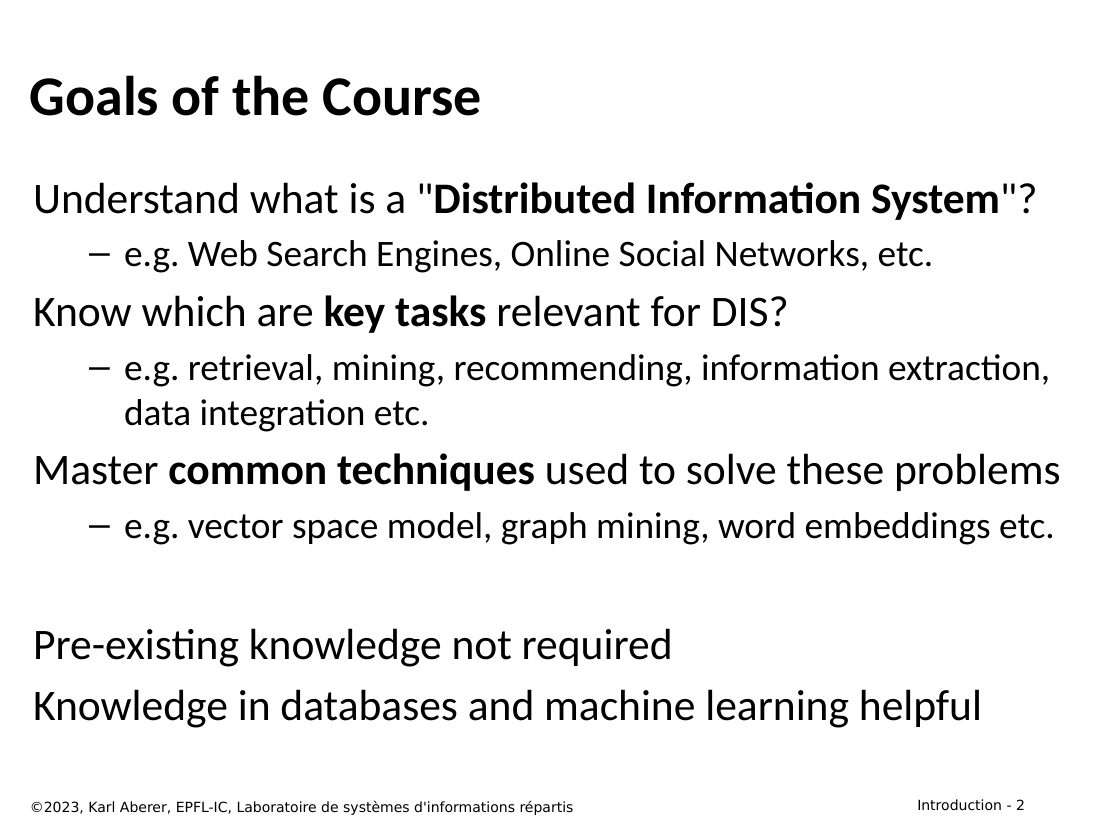
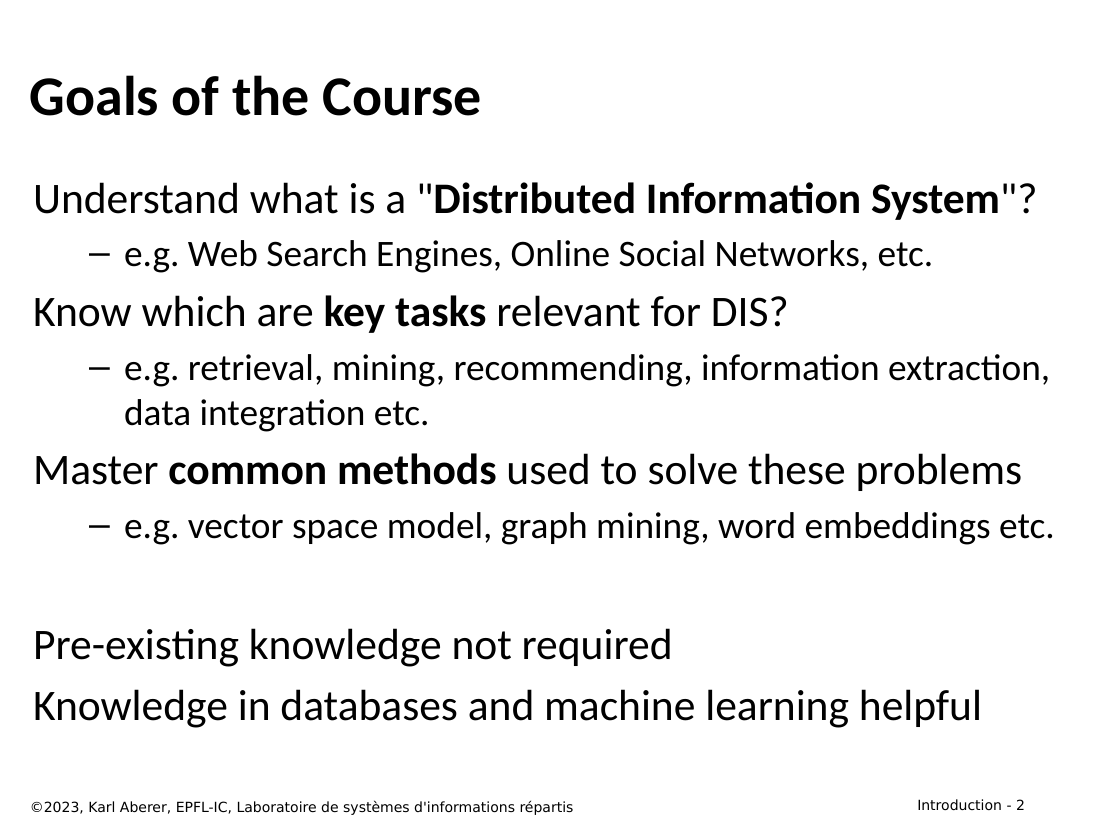
Before and after one commit to LSIR/DIS, a slide deck: slide 2 of Lectures/week 1/week 1 - Course Information 2023.pptx. Drawn at 1120x840 pixels with LibreOffice and Linux fonts; fonts in the diff are those of the drawing. Boxes give left, top, right and bottom in pixels: in the first picture for what was removed or moved away, otherwise in the second. Text is boxed around its words. In the diff, an @@ line names an element or a change of style, - is before the commit and + after.

```diff
--- a/Lectures/week 1/week 1 - Course Information 2023.pptx
+++ b/Lectures/week 1/week 1 - Course Information 2023.pptx
@@ text at <box>33,453,1023,491</box>: text changed @@
-Master common techniques used to solve these problems
+Master common methods used to solve these problems
```
Also in this commit, not shown: 5 other slides changed, 1 slide removed, 3 other files.
